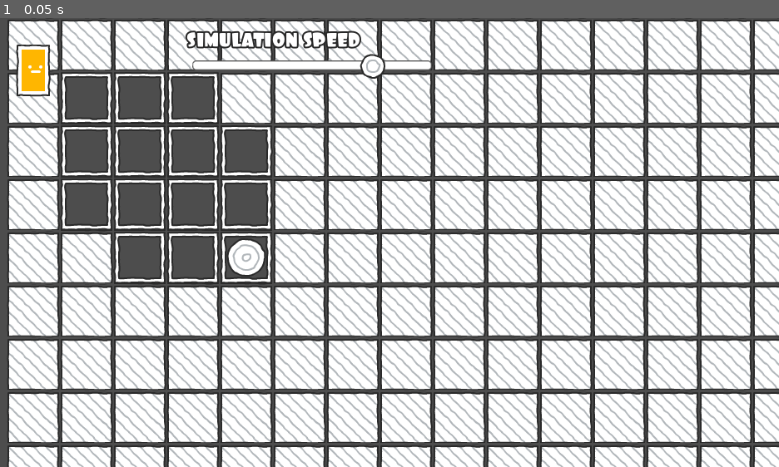
Above: before the commit, frame 1.
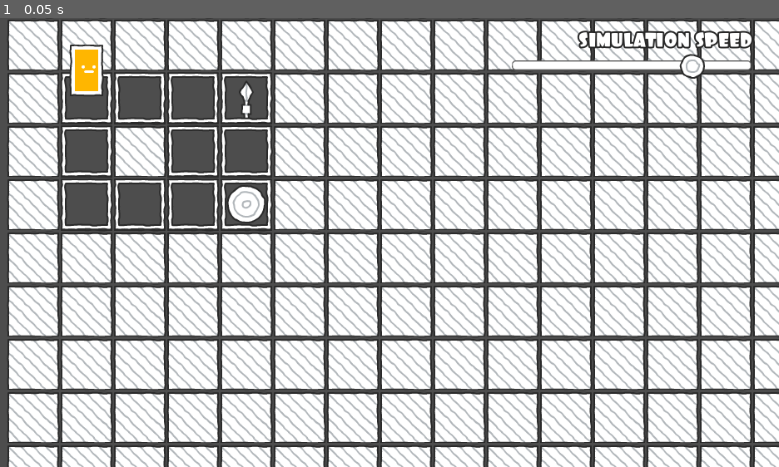
Above: after the commit, the same moment.

Repository: moraguma/RLSandbox
Game: Godot game, scene res://scenes/Environment.tscn
The game is run twice, just before and just after one commit, with the same random seed, the same clock (stepped at 60 frames per second) and the same inputs. The project has no main scene, so this scene is started directly.
Inputs:
- Up to frame 1 (0.05 s): no input

The runs differ from the first frame. In frame 1, 6.1% of the frame differs, in the area x 2-97%, y 2-60%.
Error before the commit: Parse Error: Too many arguments for "rl_step()" call. Expected at most 2 but received 5. (res://scenes/scripts/Environment.gd:120)
Error after the commit: Cannot call method 'new' on a null value. (res://scenes/scripts/Environment.gd:64)

Commit message:
Adds MCES experiment

Diff:
--- a/scenes/Environment.tscn
+++ b/scenes/Environment.tscn
@@ -38,34 +38,34 @@
 tile_set = SubResource("TileSet_rs4np")
 format = 2
 layer_0/name = "objects"
-layer_0/tile_data = PackedInt32Array(262148, 65537, 2)
+layer_0/tile_data = PackedInt32Array(196612, 65537, 2, 65540, 65537, 3)
 layer_1/name = "environment"
 layer_1/enabled = true
 layer_1/modulate = Color(1, 1, 1, 1)
 layer_1/y_sort_enabled = false
 layer_1/y_sort_origin = 0
 layer_1/z_index = 0
-layer_1/tile_data = PackedInt32Array(0, 0, 1, 65536, 0, 1, 1 …(210 unchanged characters)…  0, 1, 2, 0, 1, 65538, 0, 0, 131074, 0, 0, 196610, 0, 0, 262146, 0, 0, 327682, 0, 1, 393218, 0, 1, 458754, 0, 1, 524290, 0, 1, 3, 0, 1, 65539, 0, 0, 131075, 0, 0, 196611, 0, 0, 262147, 0, 0, 327683, 0, 1, 393219, 0, 1, 458755, 0, 1, 524291, 0, 1, 4, 0, 1, 65540, 0, 1, 131076, 0, 0, 196612, 0, 0, 262148, 0, 0, 327684, 0, 1, 393220, 0, 1, 458756, 0, …(1222 unchanged characters)…
+layer_1/tile_data = PackedInt32Array(0, 0, 1, 65536, 0, 1, 1 …(210 unchanged characters)…  0, 1, 2, 0, 1, 65538, 0, 0, 131074, 0, 1, 196610, 0, 0, 262146, 0, 1, 327682, 0, 1, 393218, 0, 1, 458754, 0, 1, 524290, 0, 1, 3, 0, 1, 65539, 0, 0, 131075, 0, 0, 196611, 0, 0, 262147, 0, 1, 327683, 0, 1, 393219, 0, 1, 458755, 0, 1, 524291, 0, 1, 4, 0, 1, 65540, 0, 0, 131076, 0, 0, 196612, 0, 0, 262148, 0, 1, 327684, 0, 1, 393220, 0, 1, 458756, 0, …(1222 unchanged characters)…
 script = ExtResource("2_m4csj")
 headless = false
 
 [node name="Agent" type="Sprite2D" parent="."]
-position = Vector2(32, 96)
+position = Vector2(96, 96)
 texture = ExtResource("4_nx588")
 offset = Vector2(0, -32)
 
 [node name="Label" type="Label" parent="."]
-offset_left = 216.0
+offset_left = 687.0
 offset_top = 12.0
-offset_right = 425.0
+offset_right = 896.0
 offset_bottom = 44.0
 theme = ExtResource("5_cutwa")
 text = "SIMULATION SPEED"
 
 [node name="Speed" type="HSlider" parent="."]
-offset_left = 223.0
+offset_left = 607.0
 offset_top = 24.0
-offset_right = 511.0
+offset_right = 895.0
 offset_bottom = 88.0
 theme = ExtResource("5_cutwa")
 max_value = 1.0
--- /dev/null
+++ b/scenes/Experiments/MonteCarloESEnv.tscn
@@ -0,0 +1,13 @@
+[gd_scene load_steps=6 format=3 uid="uid://dh8v30nl1ou"]
+
+[ext_resource type="PackedScene" uid="uid://cndliy0xg0m5b" path="res://scenes/Environment.tscn" id="1_mok62"]
+[ext_resource type="Script" path="res://scenes/scripts/env_components/action_results/SidewaysShift.gd" id="2_3o1mg"]
+[ext_resource type="Script" path="res://scenes/scripts/env_components/resetters/RandomResetter.gd" id="3_g5vti"]
+[ext_resource type="Script" path="res://scenes/scripts/env_components/rewarders/FixedRewarder.gd" id="4_pbgw6"]
+[ext_resource type="Script" path="res://scenes/scripts/rl/learners/MonteCarloES.gd" id="5_27ur2"]
+
+[node name="Environment" instance=ExtResource("1_mok62")]
+action_results_script = ExtResource("2_3o1mg")
+resetter_script = ExtResource("3_g5vti")
+rewarder_script = ExtResource("4_pbgw6")
+learner_script = ExtResource("5_27ur2")
--- a/scenes/scripts/Environment.gd
+++ b/scenes/scripts/Environment.gd
@@ -47,15 +47,14 @@
 
 # Learning ---------------------------------------------------------------------
 const MAX_ITERATIONS = 10000
+const MAX_STEPS = 50
 
 # --------------------------------------------------------------------------------------------------
 # VARIABLES
 # --------------------------------------------------------------------------------------------------
 
 # Environment ------------------------------------------------------------------
-@export var start_random = true
 var graph = {}
-var done = false
 
 var trial = [] # List of [s, a, r]
 var iterations = 0
@@ -75,7 +74,6 @@
 
 # Rendering --------------------------------------------------------------------
 @export var headless = true
-@export var keep_running = true
 var frames_passed = 0
 
 # --------------------------------------------------------------------------------------------------
@@ -102,13 +100,11 @@
 func _process(delta):
 	agent_sprite.offset = lerp(agent_sprite.offset, AGENT_SPRITE_DEFAULT_OFFSET, AGENT_SPRITE_LERP_WEIGHT)
 
-	if not done or keep_running:
-		frames_passed += 1
-
-		if frames_passed >= MAX_FRAMES_PER_ITERATION - (MAX_FRAMES_PER_ITERATION - MIN_FRAMES_PER_ITERATION) * speed_slider.value:
-			frames_passed = 0
-
-			done = _iterate_algorithm()
+	frames_passed += 1
+	if frames_passed >= MAX_FRAMES_PER_ITERATION - (MAX_FRAMES_PER_ITERATION - MIN_FRAMES_PER_ITERATION) * speed_slider.value:
+		frames_passed = 0
+
+		_iterate_algorithm()
 
 
 # Calls function for the chosen RL algorithm
@@ -117,9 +113,9 @@
 
 	environment_step()
 
-	learner.rl_step(trial[-2][0], trial[-2][1], trial[-1][0], trial[-1][2], is_terminal(trial[-1][0]))
-
-	if is_terminal([-1][0]):
+	learner.rl_step(trial, is_terminal(trial[-1][0]))
+
+	if is_terminal(trial[-1][0]):
 		reset_episode()
 
 
@@ -154,42 +150,32 @@
 
 # Checks if this state is terminal
 func is_terminal(state):
-	return get_cell_atlas_coords(OBJECT_LAYER, state) in [WIN_TILE, LOSE_TILE]
+	return get_cell_atlas_coords(OBJECT_LAYER, state) in [WIN_TILE, LOSE_TILE] or len(trial) >= MAX_STEPS
 
 
 # Takes a step in a trial according to its learner. If a trial isn't
 # running, places the agent in a random position.
 func environment_step():
-	var past_state
-	var past_action
-	var current_state
-	var reward_signal
-
 	if len(trial) == 0:
-		past_state = null
-		past_action = null
-
-		current_state = resetter.get_initial_tile(graph)
-		reward_signal = rewarder.get_reward(self, current_state)
-
-		move_to(current_state)
+		move_to(resetter.get_initial_tile(graph))
 	else:
-		trial[-1][1] = learner.select_action(graph, current_state)
-
-		past_state = trial[-1][0]
-		past_action = trial[-1][1]
-
-		take_step(past_state, past_action)
+		var past_state = trial[-1][0]
+		trial[-1][1] = learner.select_action(past_state, action_list)
+
+		take_step(past_state, trial[-1][1])
 
 
 # Takes a step considering the specified action and returns the result based on
 # the random resulting state
 func take_step(state, action):
+	set_cell(OBJECT_LAYER, state, OBJECT_ID, ACTION_TO_TILE[action])
+
 	var r = randf()
 
 	for result_probability in graph[state][action]:
 		if r <= result_probability[1]:
-			move_to(get_movement_result(state, result_probability[0]))
+			move_to(result_probability[0])
+			return
 		r -= result_probability[1]
 
 
--- a/scenes/scripts/env_components/action_results/SidewaysShift.gd
+++ b/scenes/scripts/env_components/action_results/SidewaysShift.gd
@@ -2,7 +2,7 @@
 
 @export_range(0.0, 0.5) var chance = 0.1
 
-func get_result(t: TileMap, s: Vector2i, a:Vector2i) -> Array:
+func get_result(e: RLEnvironment, s: Vector2i, a:Vector2i) -> Array:
 	return [[counter_clockwise_shift(a), chance], [clockwise_shift(a), chance], [a, 1 - 2 * chance]]
 
 
--- a/scenes/scripts/env_components/rewarders/FixedRewarder.gd
+++ b/scenes/scripts/env_components/rewarders/FixedRewarder.gd
@@ -4,10 +4,10 @@
 const WIN_REWARD = 1.0
 const LOSE_REWARD = -1.0
 
-func get_reward(t: TileMap, s: Vector2i) -> float:
-	var object = t.get_cell_atlas_coords(t.OBJECT_LAYER, s)
-	if object == t.WIN_TILE:
+func get_reward(e: RLEnvironment, s: Vector2i) -> float:
+	var object = e.get_cell_atlas_coords(e.OBJECT_LAYER, s)
+	if object == e.WIN_TILE:
 		return WIN_REWARD
-	if object == t.LOSE_TILE:
+	if object == e.LOSE_TILE:
 		return LOSE_REWARD
 	return BASE_REWARD
--- a/scenes/scripts/rl/learners/Learner.gd
+++ b/scenes/scripts/rl/learners/Learner.gd
@@ -7,7 +7,7 @@
 	pass
 
 # Graph, current state
-func select_action(g: Dictionary, s: Vector2i) -> Vector2i:
+func select_action(s: Vector2i, ax: Array[Vector2i]) -> Vector2i:
 	return Vector2i(0, 0)
 
 # --------------------------------------------------------------------------------------------------
@@ -23,3 +23,7 @@
 		r += a[i] * b[i]
 
 	return r
+
+# Start, iterations to zero, iterations
+func linear_decrease(s: float, r: float, i: int) -> float:
+	return max(0, s - s * i/r)
--- a/scenes/scripts/rl/learners/MonteCarloES.gd
+++ b/scenes/scripts/rl/learners/MonteCarloES.gd
@@ -1,14 +1,56 @@
-extends Node
+extends Learner
 
 
+var state_action_value = {}
+var state_action_frequency = {}
+var gamma = 0.9
+var starting_epsilon = 0.9
+var episodes_to_zero_epsilon = 1000
+var iterations = -1
 
 
-
+# trial is a list of [s, a, r]
 func rl_step(trial: Array, is_terminal: bool) -> void:
 	# Will only run is update if the episode has ended
 	if is_terminal:
 		# Prediction
+		var G = 0
+		for i in range(len(trial) - 2, -1, -1):
+			var s = trial[i][0]
+			var a = trial[i][1]
+			var r = trial[i + 1][2]
+
+			G = gamma * G + r
+
+			init_state_action(state_action_value, s, a)
+			init_state_action(state_action_frequency, s, a)
+			state_action_value[s][a] = (state_action_frequency[s][a] * state_action_value[s][a] + G) / (state_action_frequency[s][a] + 1)
+			state_action_frequency[s][a] += 1
 
 # Graph, current state
-func select_action(g: Dictionary, s: Vector2i) -> Vector2i:
-	return Vector2i(0, 0)
+# g[state][action] is a list of [resulting state, probability]
+func select_action(s: Vector2i, ax: Array[Vector2i]) -> Vector2i:
+	iterations += 1
+
+	var r = randf()
+	if r <= linear_decrease(starting_epsilon, episodes_to_zero_epsilon, iterations):
+		return ax[randi() % len(ax)]
+
+	var max_v = -INF
+	var best_a: Vector2i
+
+	for a in ax:
+		init_state_action(state_action_value, s, a)
+
+		if state_action_value[s][a] > max_v:
+			max_v = state_action_value[s][a]
+			best_a = a
+
+	return best_a
+
+
+func init_state_action(d: Dictionary, s: Vector2i, a: Vector2i):
+	if not s in d:
+		d[s] = {}
+	if not a in d[s]:
+		d[s][a] = 0
Not shown, added: scenes/Experiments/Mon6F7F.tmp
Not shown, added: scenes/Experiments/MonFA70.tmp
